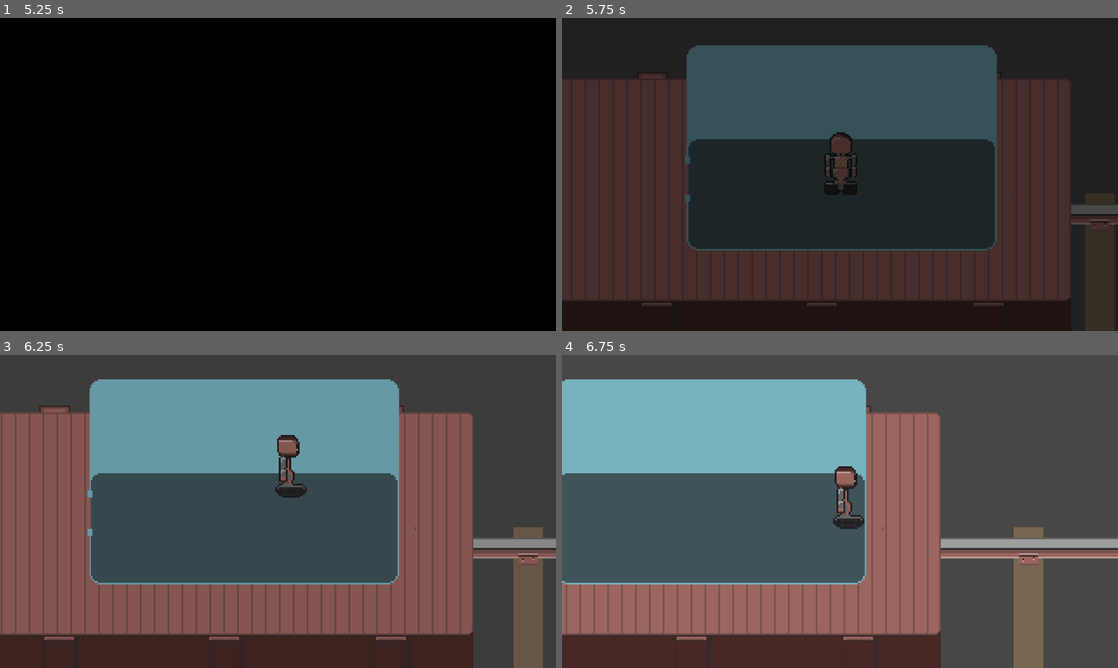
Above: before the commit, frames 1-4 (two rows, left to right).
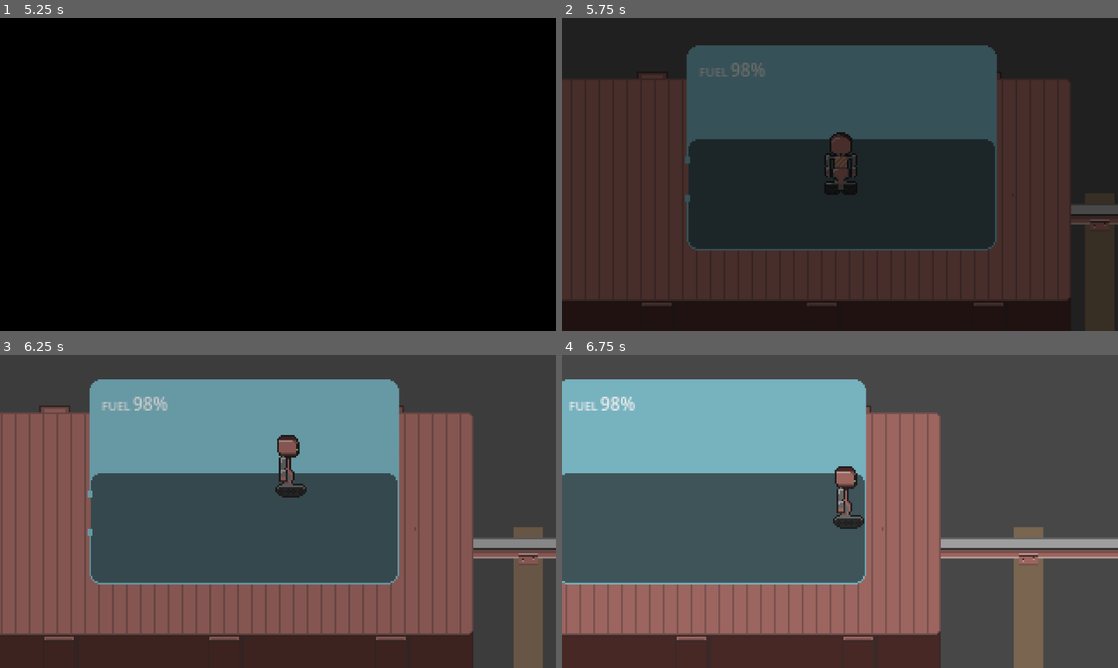
Above: after the commit, the same moments.

Repository: superlou/train-game-3
Game: Godot game, scene res://world.tscn
The game is run twice, just before and just after one commit, with the same random seed, the same clock (stepped at 60 frames per second) and the same inputs. The engine's default icon, where the game draws it, is replaced by a stand-in: a white triangle on a blue panel in a dark square.
Inputs:
- Up to frame 1 (5.25 s): hold W (move_up) 0.53-2.03 s; tap E (interact) at 0.6, 2.85, 5.1 s; tap Space (jump) at 0.77, 1.52, 3.02, 3.77, 4.25, 4.52 s; tap T (spawn_station) at 1.35, 3.6 s; hold Shift (sprint) 2.03-2.78 s; hold A (move_left) 2.03-3.53 s; tap Enter at 2.75, 5 s; hold S (move_down) 3.53-4.28 s; hold D (move_right) 4.28-5.03 s; tap Shift (sprint) at 4.35 s; hold W (move_up) from 5.03 s (still down)
- Up to frame 2 (5.75 s): keep holding W (move_up)
- Up to frame 3 (6.25 s): release W (move_up) at 5.78 s; hold D (move_right) from 5.78 s (still down); tap T (spawn_station) at 5.85 s; tap Space (jump) at 6.02 s
- Up to frame 4 (6.75 s): keep holding D (move_right); hold Shift (sprint) from 6.53 s (still down)

Frame 1 is identical in both runs. In frame 2, 0.2% of the frame differs, in the area x 25-37%, y 14-19%; in frame 3, 0.3%; in frame 4, 0.3%, in the area x 1-14%, y 13-18%.

Commit message:
Added fuel consumption

Diff:
--- a/control_crate.gd
+++ b/control_crate.gd
@@ -1,4 +1,7 @@
 extends Node2D
+
+
+@export var fuel_gauge := 0.0
 
 
 # Called when the node enters the scene tree for the first time.
@@ -8,7 +11,7 @@
 
 # Called every frame. 'delta' is the elapsed time since the previous frame.
 func _process(_delta):
-	pass
+	$FuelGauge.text = "%d" % (fuel_gauge * 100) + "%"
 
 
 func _on_see_interior_area_body_exited(body:Node2D):
--- a/control_crate.tscn
+++ b/control_crate.tscn
@@ -133,6 +133,22 @@
 format = 2
 layer_0/tile_data = PackedInt32Array(0, 0, 0, 65536, 0, 1, 131072, 0, 2, 196608, 0, 3, 1, 65536, 0, 65537, 65536, 1, 13 …(301 unchanged characters)…
 
+[node name="FuelGaugeLabel" type="RichTextLabel" parent="."]
+offset_left = 12.0
+offset_top = 13.0
+offset_right = 62.0
+offset_bottom = 43.0
+theme_override_font_sizes/normal_font_size = 7
+text = "FUEL"
+
+[node name="FuelGauge" type="RichTextLabel" parent="."]
+offset_left = 30.0
+offset_top = 10.0
+offset_right = 80.0
+offset_bottom = 40.0
+theme_override_font_sizes/normal_font_size = 10
+text = "100%"
+
 [node name="Exterior" type="TileMap" parent="."]
 y_sort_enabled = true
 scale = Vector2(0.997912, 1)
--- a/train.gd
+++ b/train.gd
@@ -1,9 +1,13 @@
 extends Node2D
 
 @export var velocity := 500.0
-const ROLLING_FRICTION := 10.0
-@export var decoupled_cars = []
+const ROLLING_FRICTION := 20.0
+@export var decoupled_cars: Array[Platform] = []
 
+@export var fuel_max := 5000.0
+@export var fuel = 5000.0
+@export var throttle = 1.0
+@export var fuel_consumption_full_throttle = 1.0
 
 func _ready():
 	for car in %Cars.get_children():
@@ -22,3 +26,10 @@
 
 	for car in %Cars.get_children():
 		car.position.x += car.relative_velocity * delta
+
+	fuel -= fuel_consumption_full_throttle * throttle * delta
+	fuel = clamp(fuel, 0.0, fuel_max)
+	%ControlCrate.fuel_gauge = fuel / fuel_max
+
+	if fuel == 0.0:
+		velocity = max(velocity - ROLLING_FRICTION * delta, 0)
--- a/world.tscn
+++ b/world.tscn
@@ -53,6 +53,7 @@
 unique_name_in_owner = true
 position = Vector2(1, 0)
 script = ExtResource("2_yimyg")
+fuel_consumption_full_throttle = 10.0
 
 [node name="Track" type="TileMap" parent="Train"]
 z_index = -1
@@ -73,6 +74,7 @@
 position = Vector2(256, 0)
 
 [node name="ControlCrate" parent="Train/Cars/Flatbed1" instance=ExtResource("6_7mcpm")]
+unique_name_in_owner = true
 z_index = 1
 position = Vector2(446, -22)
 
